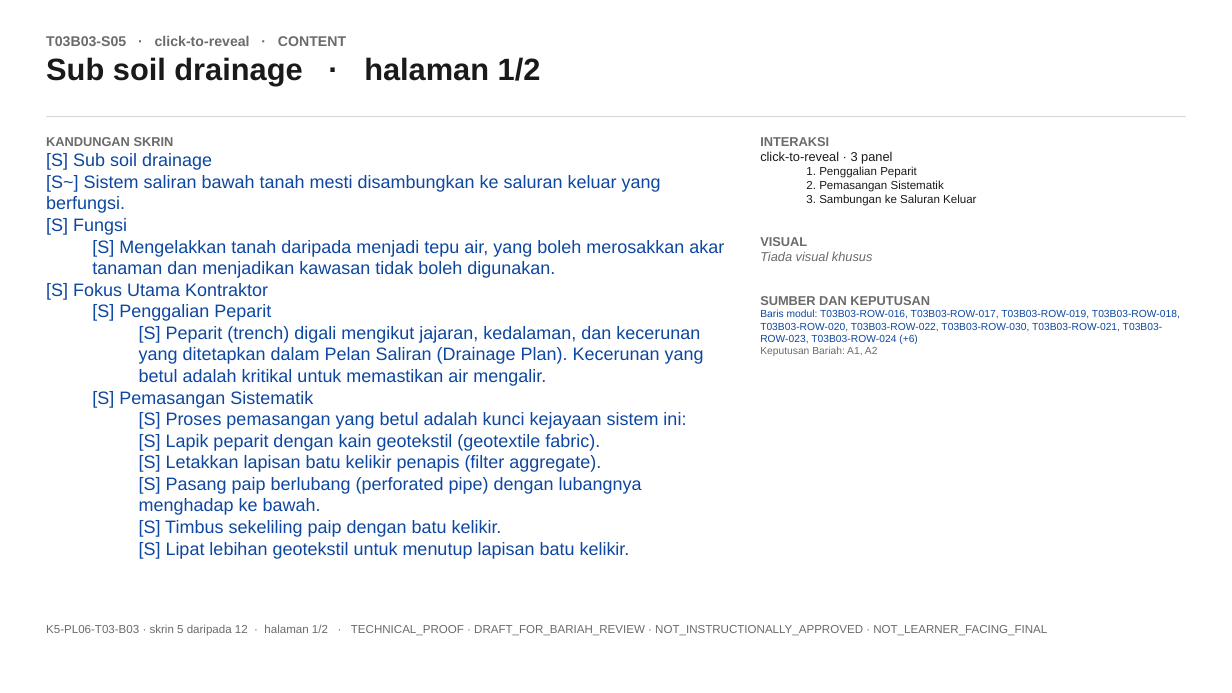
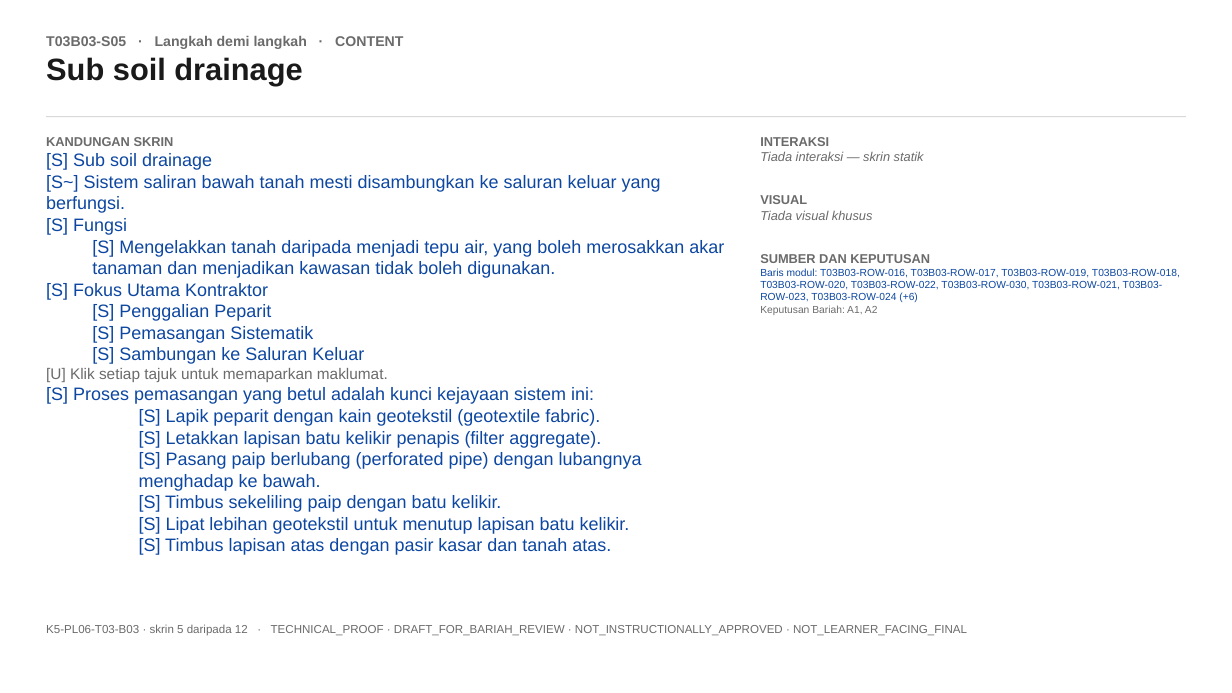
Before and after one commit to fidos777/slide-interaction-layer, a slide deck: slide 7 of reviews/storyboard-bariah/k5_calibration/K5PL06T03B03_STORYBOARD_KALIBRASI_DRAF_v0_1.pptx. Drawn at 1232x693 pixels with LibreOffice and Linux fonts; fonts in the diff are those of the drawing. Boxes give left, top, right and bottom in pixels: in the first picture for what was removed or moved away, otherwise in the second. Text is boxed around its words. In the diff, an @@ line names an element or a change of style, - is before the commit and + after.

```diff
--- a/reviews/storyboard-bariah/k5_calibration/K5PL06T03B03_STORYBOARD_KALIBRASI_DRAF_v0_1.pptx
+++ b/reviews/storyboard-bariah/k5_calibration/K5PL06T03B03_STORYBOARD_KALIBRASI_DRAF_v0_1.pptx
@@ text at [46,36,403,85]: text changed @@
-T03B03-S05 · click-to-reveal · CONTENT
-Sub soil drainage · halaman 1/2
+T03B03-S05 · Langkah demi langkah · CONTENT
+Sub soil drainage
@@ text at [760,151,924,161]: text changed; size 9 to 10 pt; text colour #1A1A1A to #6B6B6B; italic on @@
-click-to-reveal · 3 panel
-  1. Penggalian Peparit
-  2. Pemasangan Sistematik
-  3. Sambungan ke Saluran Keluar
+Tiada interaksi — skrin statik
@@ text at [139,326,704,386]: paragraph removed @@
-    [S] Peparit (trench) digali mengikut jajaran, kedalaman, dan kecerunan yang ditetapkan dalam Pelan Saliran (Drainage Plan). Kecerunan yang betul adalah kritikal untuk memastikan air mengalir.
@@ text at [46,347,388,382]: paragraphs added @@
+  [S] Sambungan ke Saluran Keluar
+[U] Klik setiap tajuk untuk memaparkan maklumat.
@@ text at [46,387,594,404]: list level 3 to 1 in "[S] Proses pemasangan yang betul ..." @@
@@ text at [139,538,611,555]: paragraph added @@
+    [S] Timbus lapisan atas dengan pasir kasar dan tanah atas.
@@ text at [46,624,967,636]: text changed @@
-K5-PL06-T03-B03 · skrin 5 daripada 12 · halaman 1/2 · TECHNICAL_PROOF · DRAFT_FOR_BARIAH_REVIEW · NOT_INSTRUCTIONALLY_APPROVED · NOT_LEARNER_FACING_FINAL
+K5-PL06-T03-B03 · skrin 5 daripada 12 · TECHNICAL_PROOF · DRAFT_FOR_BARIAH_REVIEW · NOT_INSTRUCTIONALLY_APPROVED · NOT_LEARNER_FACING_FINAL
```
Also in this commit, not shown: 9 other slides changed, 1 slide removed, 4 other files.
